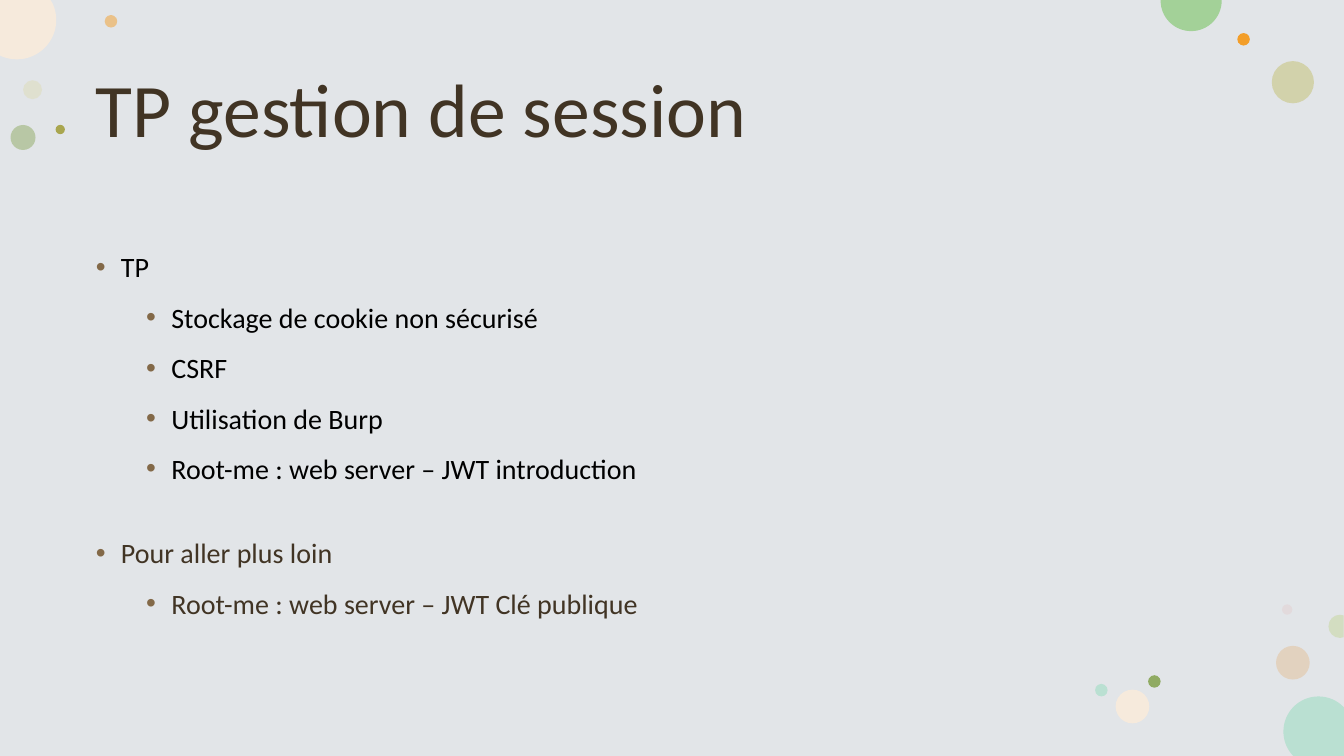
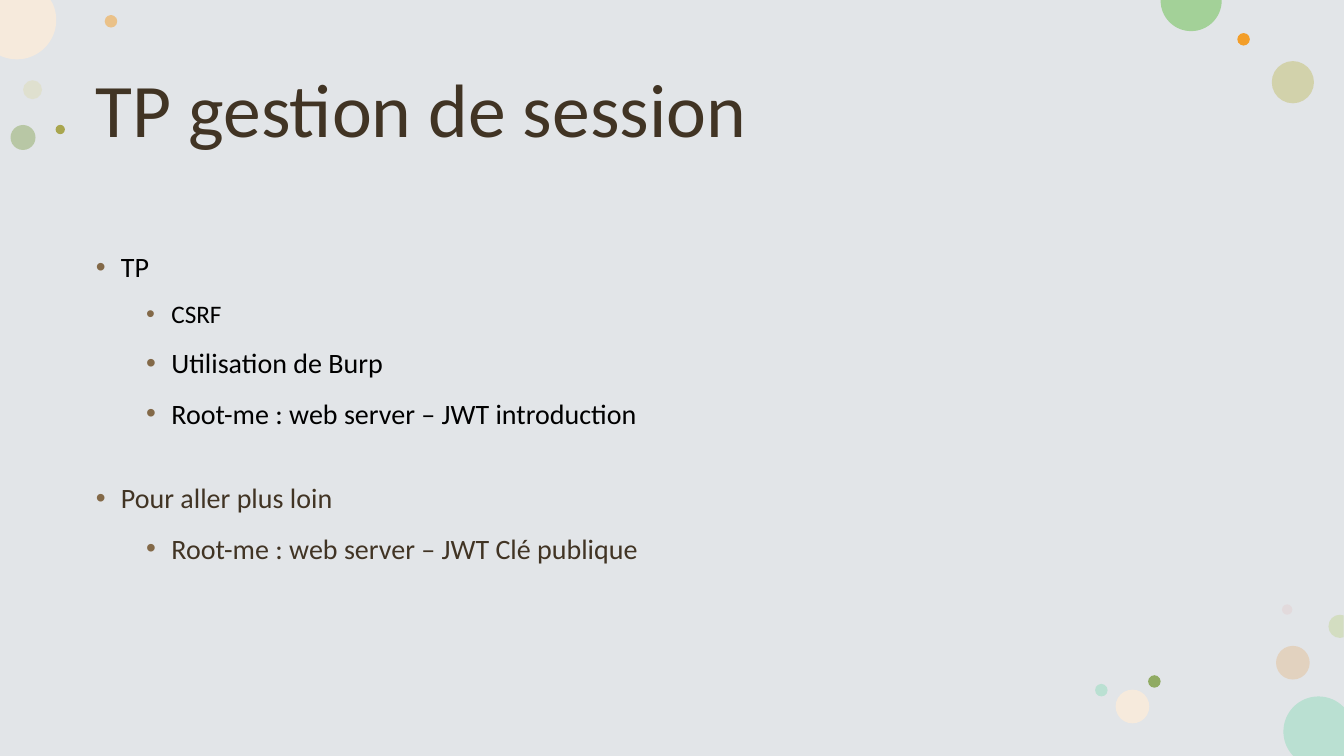
Before and after one commit to vdechef/secdev, a slide deck: slide 11 of Sécurité dans les développements.pptx (slide 8 before the commit). Drawn at 1344x756 pixels with LibreOffice and Linux fonts; fonts in the diff are those of the drawing. Boxes give left, top, right and bottom in pixels: in the first picture for what was removed or moved away, otherwise in the second. Text is boxed around its words. In the diff, an @@ line names an element or a change of style, - is before the commit and + after.

Commit message:
Update pptx

```diff
--- a/Sécurité dans les développements.pptx
+++ b/Sécurité dans les développements.pptx
@@ text at [171, 308, 538, 333]: paragraph removed @@
-  • Stockage de cookie non sécurisé
@@ text at [171, 306, 221, 323]: size 20 to 18 pt in "CSRF" @@
```
Also in this commit, not shown: 4 slides added.
